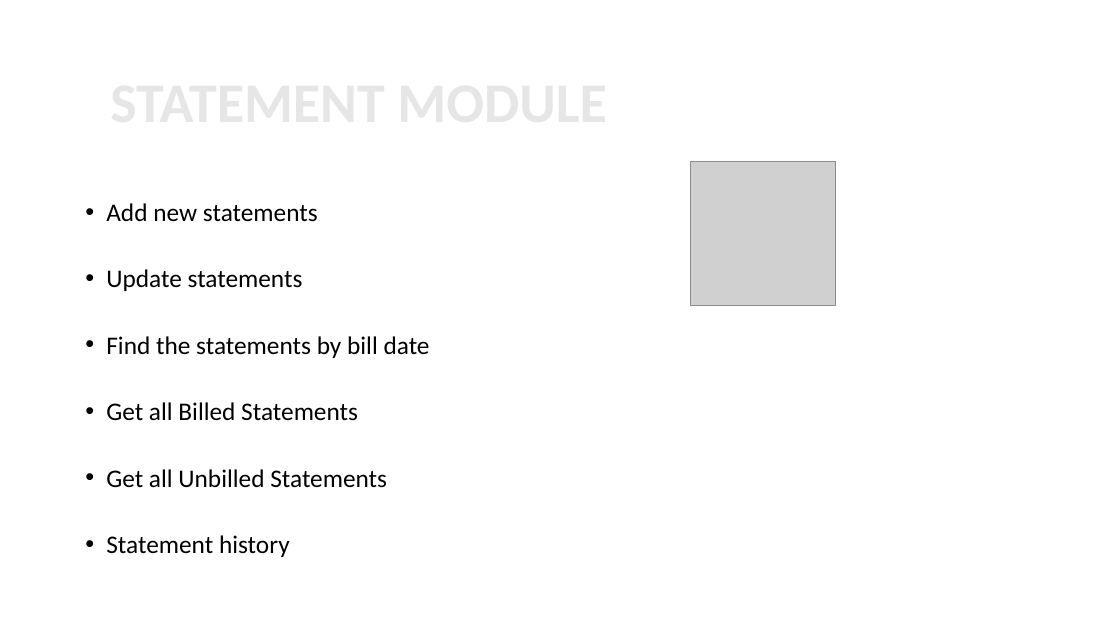
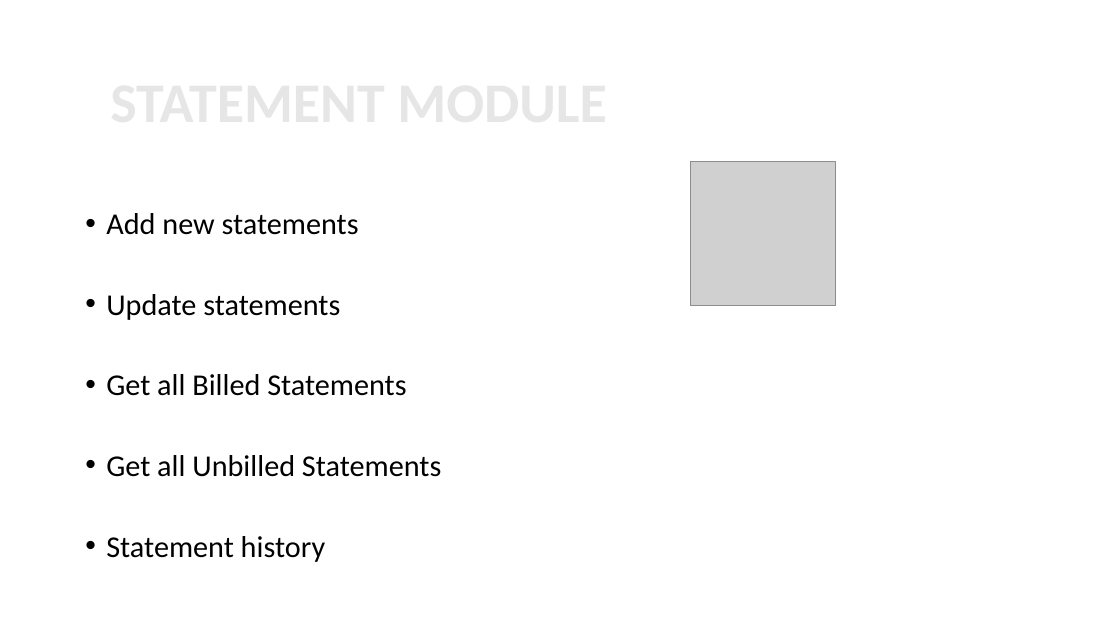
Before and after one commit to joshisangeeta/CreditCardPaymentApplication, a slide deck: slide 13 of FinalPresentation.pptx. Drawn at 1120x630 pixels with LibreOffice and Linux fonts; fonts in the diff are those of the drawing; grey boxes stand for pictures; background and template pictures are left out. Boxes give left, top, right and bottom in pixels: in the first picture for what was removed or moved away, otherwise in the second. Text is boxed around its words. In the diff, an @@ line names an element or a change of style, - is before the commit and + after.

Commit message:
Credit card bill payment

```diff
--- a/FinalPresentation.pptx
+++ b/FinalPresentation.pptx
@@ text "Add new statements" at (106, 213, 441, 562): size 21.7 to 25.9 pt; line spacing 1.8 to 1.9 @@
@@ text at (106, 336, 430, 358): paragraph removed @@
-• Find the statements by bill date
```
Also in this commit, not shown: 57 other files.
